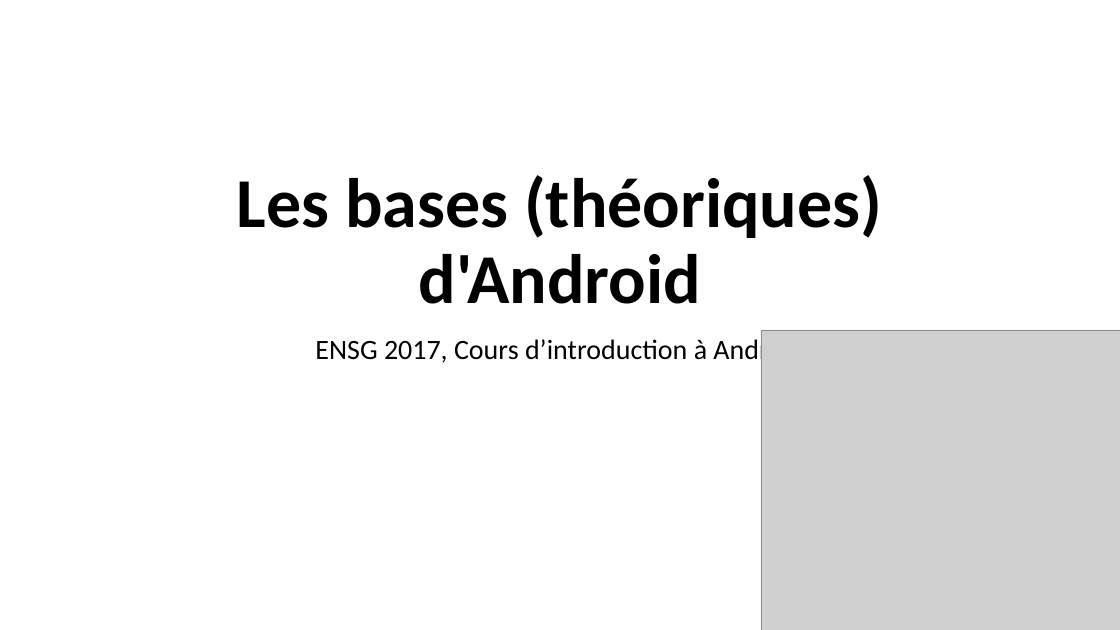
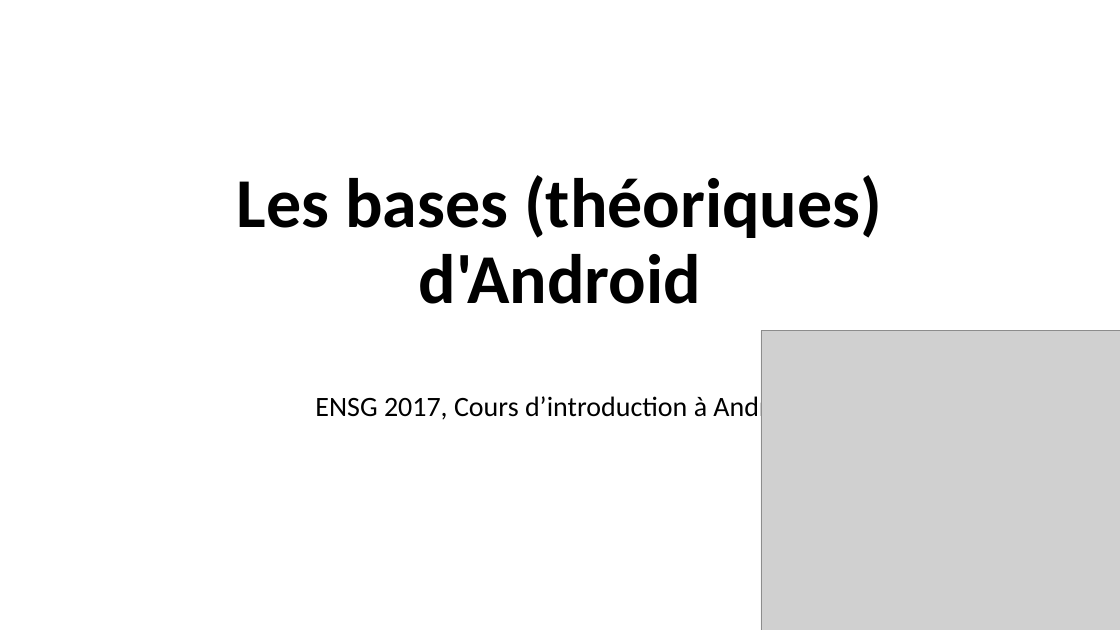
Before and after one commit to VSasyan/Android, a slide deck: slide 1 of 1_les_bases_theoriques_d_android/Les bases (théoriques) d'Android.pptx. Drawn at 1120x630 pixels with LibreOffice and Linux fonts; fonts in the diff are those of the drawing; grey boxes stand for pictures. Boxes give left, top, right and bottom in pixels: in the first picture for what was removed or moved away, otherwise in the second. Text is boxed around its words. In the diff, an @@ line names an element or a change of style, - is before the commit and + after.

```diff
--- a/1_les_bases_theoriques_d_android/Les bases (théoriques) d'Android.pptx
+++ b/1_les_bases_theoriques_d_android/Les bases (théoriques) d'Android.pptx
@@ subtitle "ENSG 2017, Cours d’introduction à ..." at bbox=[315, 392, 804, 422]: vertical alignment top to middle @@
```
Also in this commit, not shown: 6 other slides changed, 2 other files.
